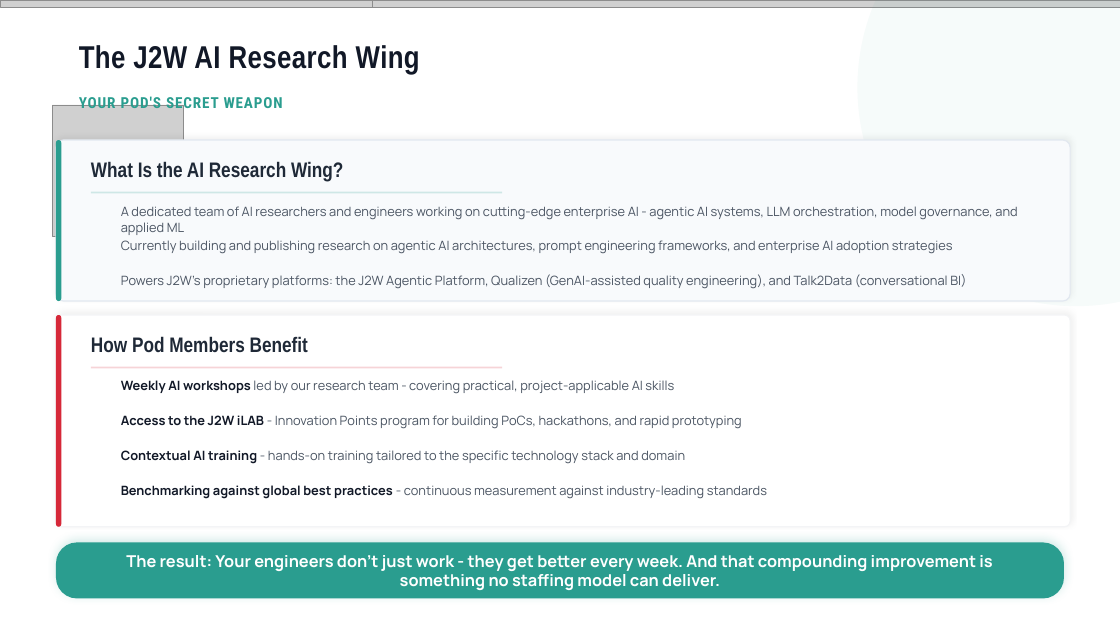
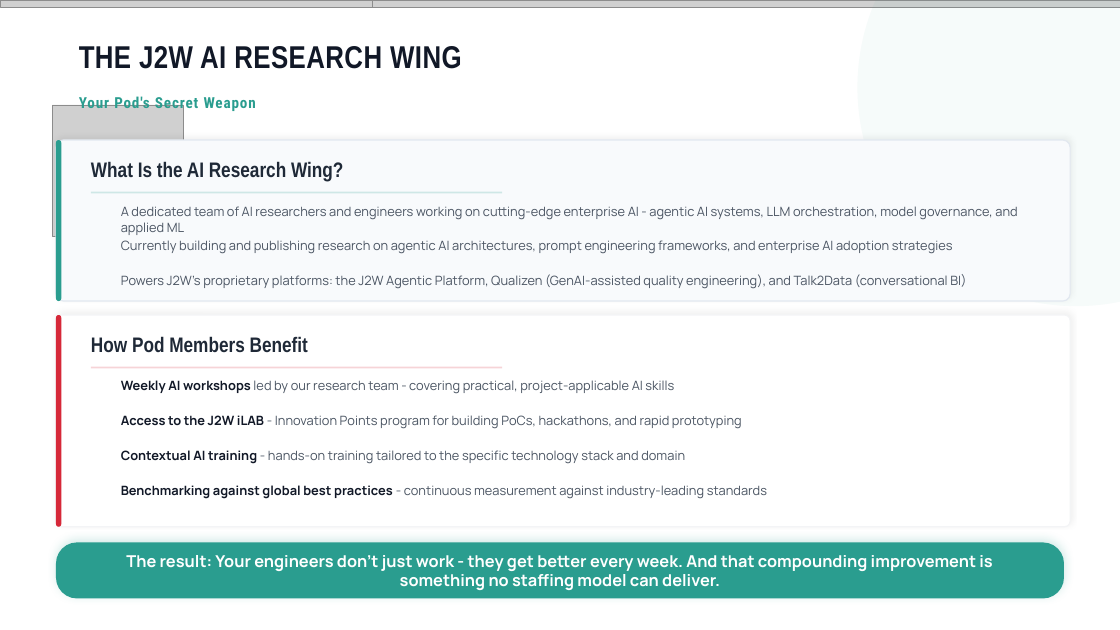
Before and after one commit to athu07/Deck-Engine, a slide deck: slide 29 of data/decks/WORKING_COPY_Master_Deck.pptx (slide 18 before the commit). Drawn at 1120x630 pixels with LibreOffice and Linux fonts; fonts in the diff are those of the drawing; grey boxes stand for pictures; background and template pictures are left out. Boxes give left, top, right and bottom in pixels: in the first picture for what was removed or moved away, otherwise in the second. Text is boxed around its words. In the diff, an @@ line names an element or a change of style, - is before the commit and + after.

```diff
--- a/data/decks/WORKING_COPY_Master_Deck.pptx
+++ b/data/decks/WORKING_COPY_Master_Deck.pptx
@@ text at bbox=[79, 46, 462, 69]: text changed @@
-The J2W AI Research Wing
+THE J2W AI RESEARCH WING
@@ text at bbox=[79, 95, 256, 113]: text changed @@
-YOUR POD'S SECRET WEAPON
+Your Pod's Secret Weapon
```
Also in this commit, not shown: 13 other slides changed, 17 slides added, 116 slides removed, 30 other files.
